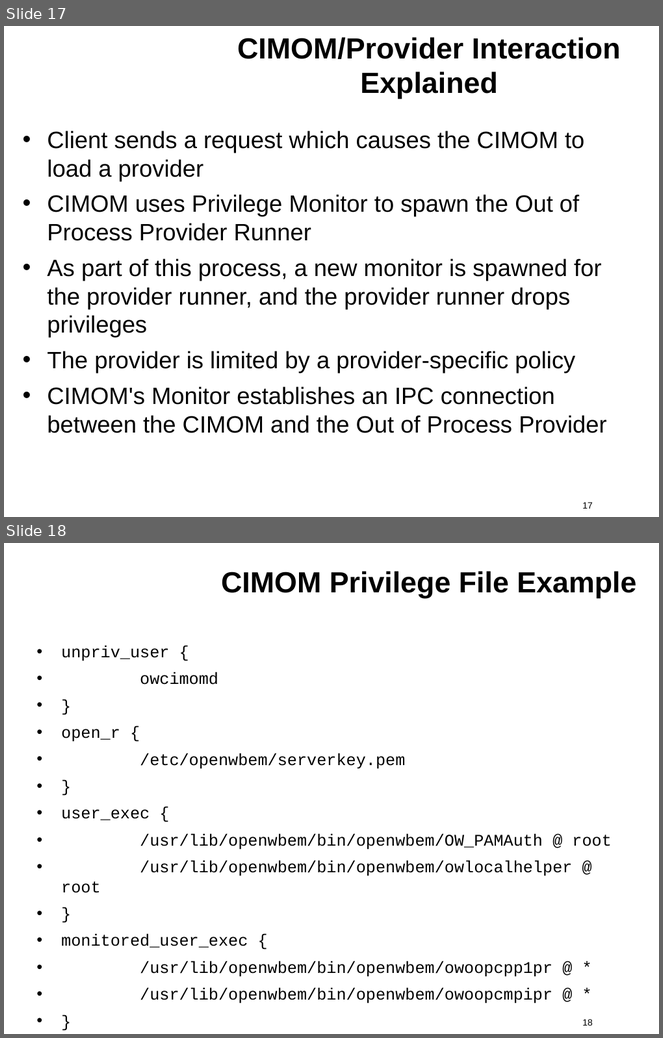
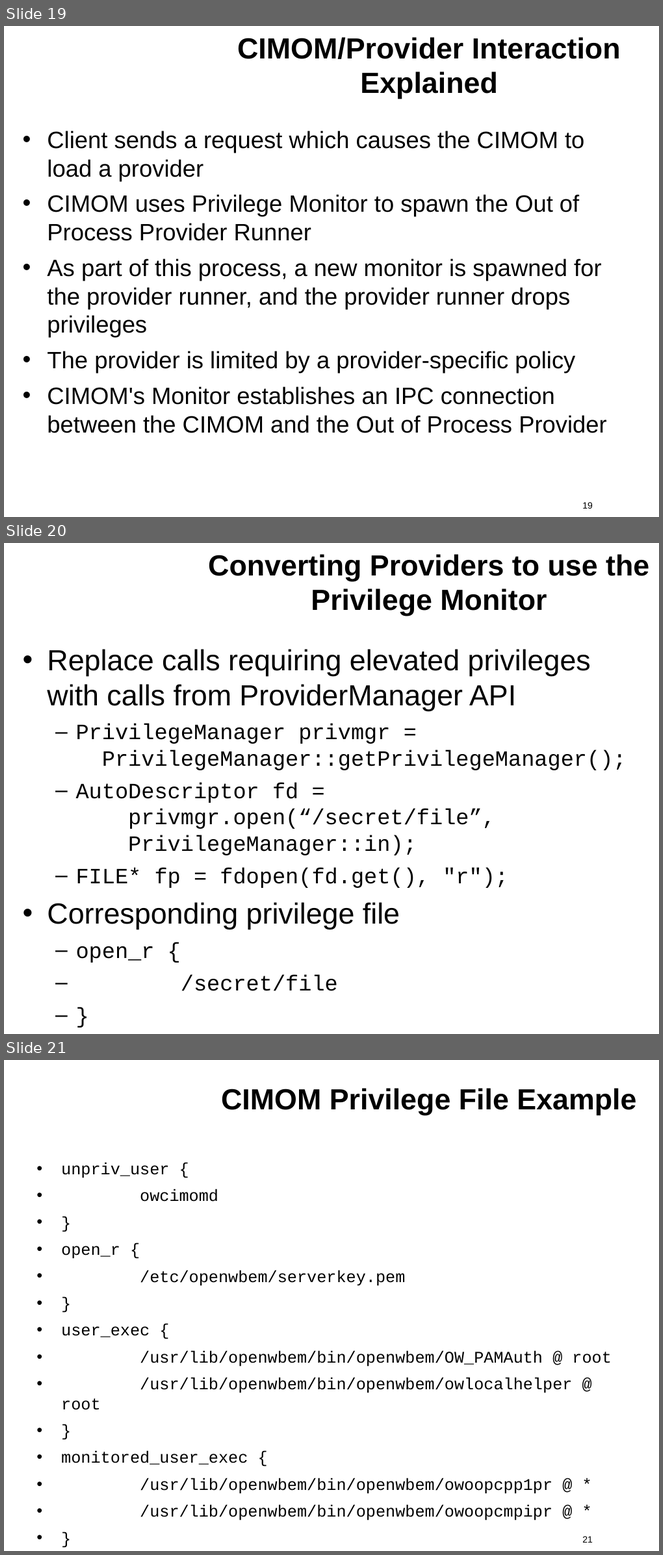
Before and after one commit to kkaempf/openwbem, a slide deck: doc/MDC-06-Security.odp. Shown one above the other, each under a label of ours: slides 17 and 18 before the commit, slides 19, 20 and 21 after it. The pictures are 663x1038 and 663x1555 pixels, drawn with LibreOffice and Linux fonts; fonts in the diff are those of the drawing; background and template pictures are left out. Boxes give left, top, right and bottom in pixels: in the first picture for what was removed or moved away, otherwise in the second. Text is boxed around its words. In the diff, an @@ line names an element or a change of style, - is before the commit and + after.

```diff
--- a/doc/MDC-06-Security.odp
+++ b/doc/MDC-06-Security.odp
@@ slide 20 added at box(4, 543, 659, 1034), background #FFFFFF @@
@@ title added at box(208, 554, 649, 616), 32 pt, text #000000, bold @@
+Converting Providers to use the Privilege Monitor
@@ text added at box(47, 649, 627, 991), 24 pt, text #000000 @@
+• Replace calls requiring elevated privileges with calls from ProviderManager API
+  – PrivilegeManager privmgr =
+    PrivilegeManager::getPrivilegeManager();
+  – AutoDescriptor fd =
+    privmgr.open(“/secret/file”,
+    PrivilegeManager::in);
+  – FILE* fp = fdopen(fd.get(), "r");
+• Corresponding privilege file
+  – open_r {
+  – /secret/file
+  – }
@@ what was slide 17 is now slide 19 @@
@@ page number at box(582, 502, 593, 509): text changed @@
-17
+19
@@ what was slide 18 is now slide 21 @@
@@ page number at box(582, 1536, 593, 1543): text changed @@
-18
+21
```
Also in this commit, not shown: 6 slides changed, 2 other slides added.
